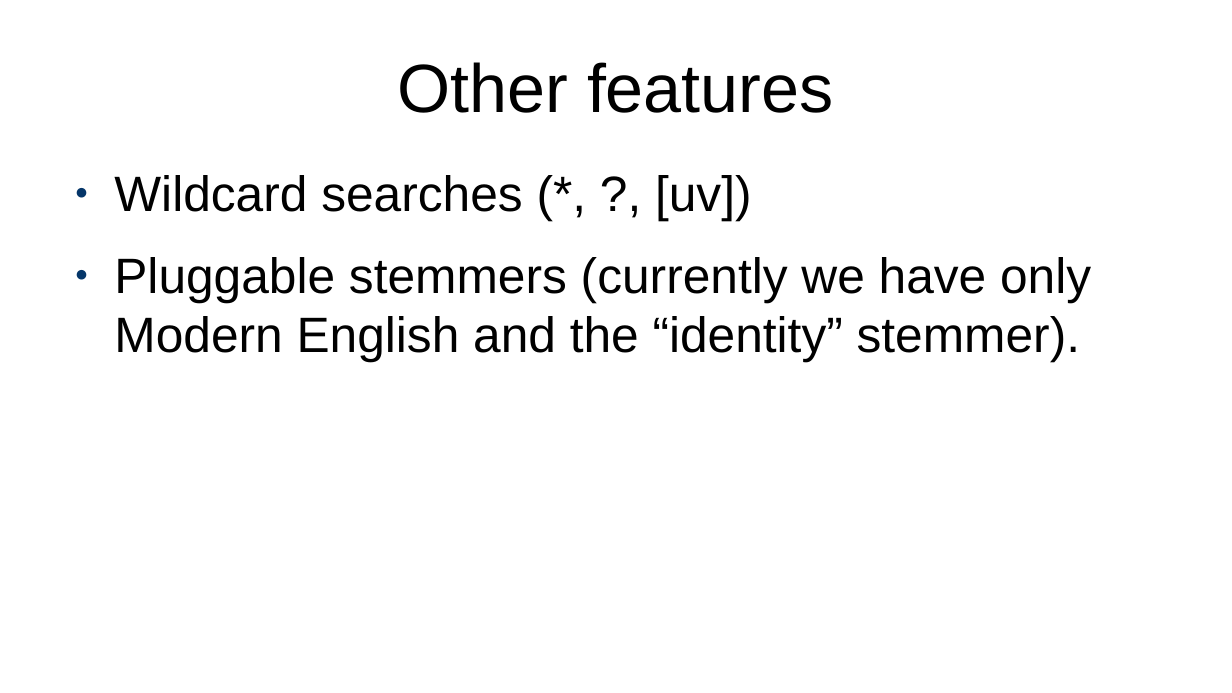
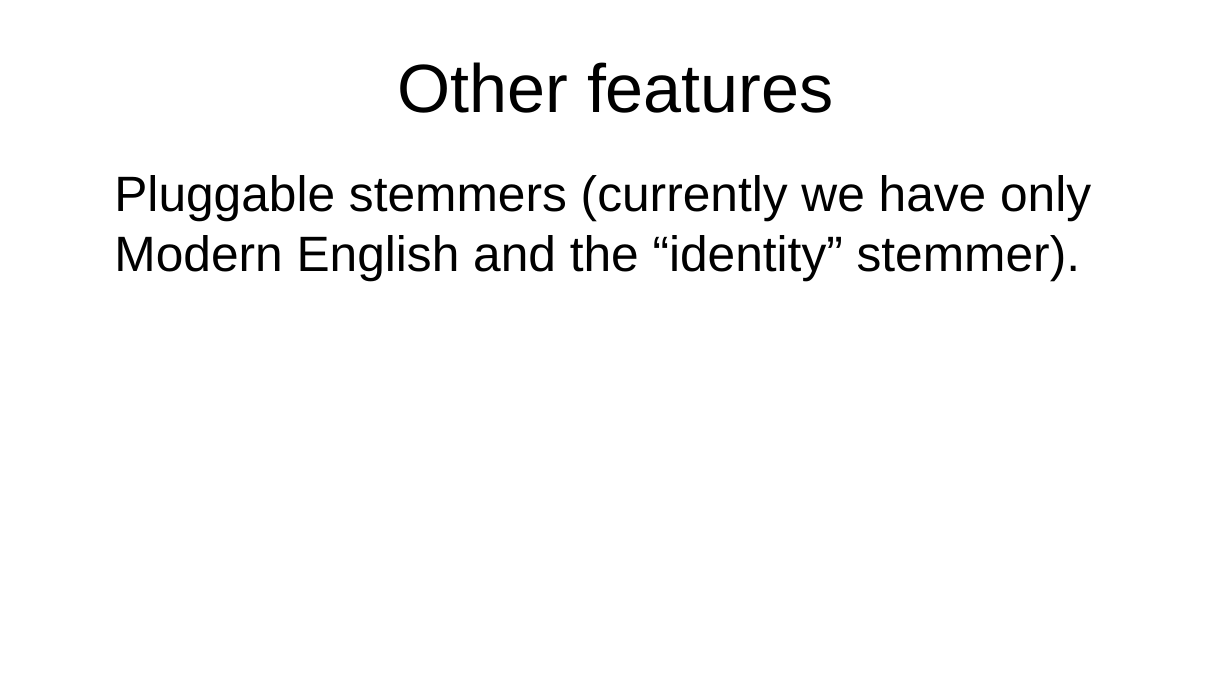
Before and after one commit to projectEndings/Endings, a slide deck: slide 53 of presentations/ubc2020/nineProjects.odp (slide 46 before the commit). Drawn at 1232x693 pixels with LibreOffice and Linux fonts; fonts in the diff are those of the drawing. Boxes give left, top, right and bottom in pixels: in the first picture for what was removed or moved away, otherwise in the second. Text is boxed around its words. In the diff, an @@ line names an element or a change of style, - is before the commit and + after.

```diff
--- a/presentations/ubc2020/nineProjects.odp
+++ b/presentations/ubc2020/nineProjects.odp
@@ text "Pluggable stemmers (currently we have ..." at (x1=114, y1=175, x2=1091, y2=280): bullet ● to none @@
@@ text at (x1=114, y1=175, x2=752, y2=221): paragraph removed @@
-● Wildcard searches (*, ?, [uv])
```
Also in this commit, not shown: 8 other slides changed, 10 slides added, 3 slides removed, 10 other files.
